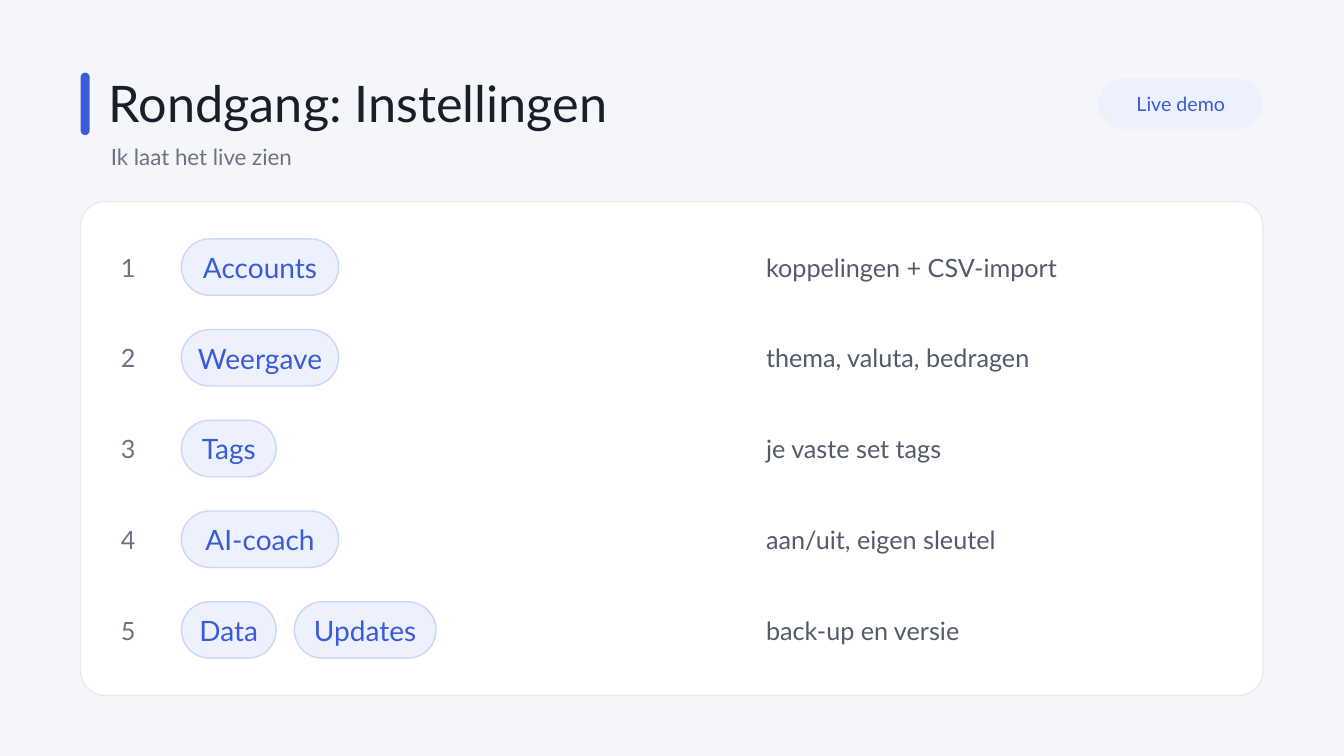
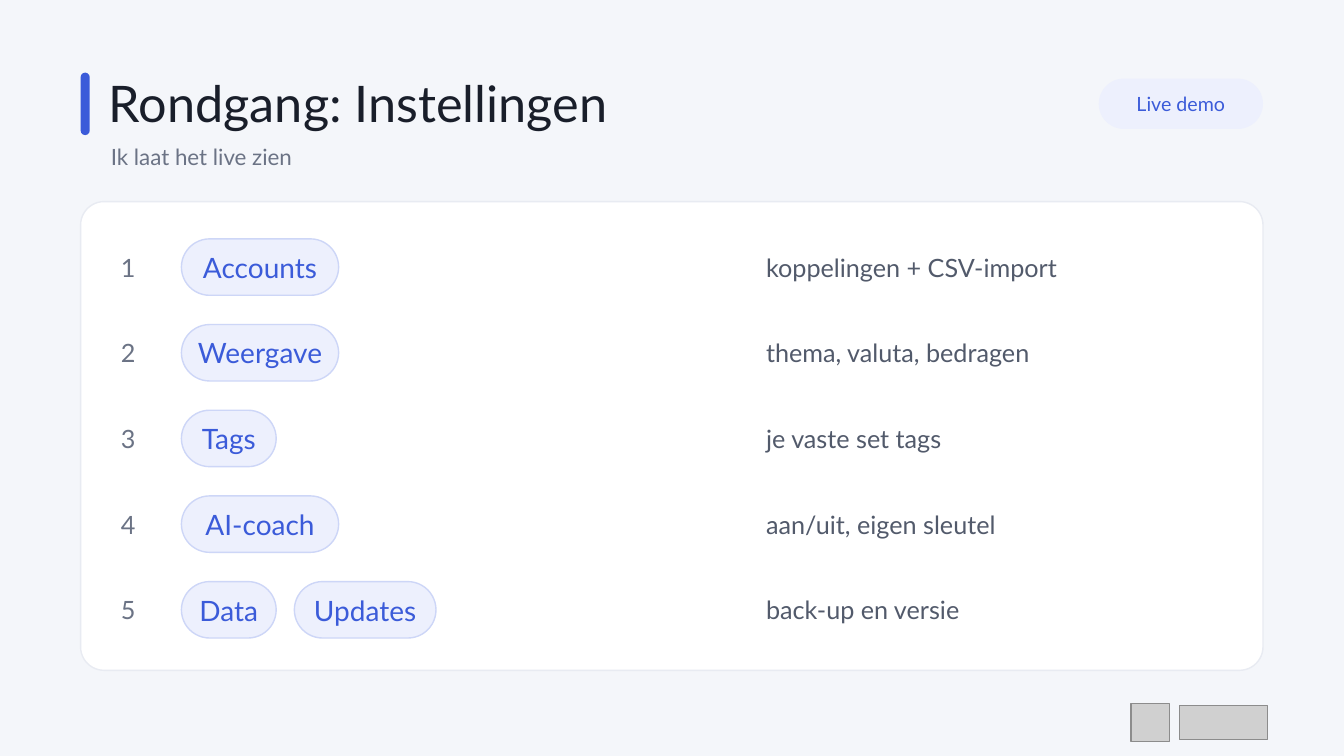
Before and after one commit to ZaratrasJournal/SyncJournal, a slide deck: slide 6 of presentatie/syncjournal-live-event.pptx. Drawn at 1344x756 pixels with LibreOffice and Linux fonts; fonts in the diff are those of the drawing; grey boxes stand for pictures. Boxes give left, top, right and bottom in pixels: in the first picture for what was removed or moved away, otherwise in the second. Text is boxed around its words. In the diff, an @@ line names an element or a change of style, - is before the commit and + after.

```diff
--- a/presentatie/syncjournal-live-event.pptx
+++ b/presentatie/syncjournal-live-event.pptx
@@ rounded rectangle: place and size @@
-rounded rectangle at (81,202,1263,696)
+rounded rectangle at (81,202,1263,670)
@@ 3 texts, 1 rounded rectangle: place and size @@
-3 texts, 1 rounded rectangle at (121,330,1029,386)
+3 texts, 1 rounded rectangle at (121,325,1029,381)
@@ 3 texts, 1 rounded rectangle: place and size @@
-3 texts, 1 rounded rectangle at (121,420,942,477)
+3 texts, 1 rounded rectangle at (121,410,942,467)
@@ 3 texts, 1 rounded rectangle: place and size @@
-3 texts, 1 rounded rectangle at (121,511,995,568)
+3 texts, 1 rounded rectangle at (121,496,995,553)
@@ 4 texts, 2 rounded rectangles: place and size @@
-4 texts, 2 rounded rectangles at (121,602,959,658)
+4 texts, 2 rounded rectangles at (121,582,959,638)
@@ picture added at (1131,704,1170,742) @@
@@ picture added at (1180,706,1267,740) @@
```
Also in this commit, not shown: 15 other slides changed, 3 other files.
